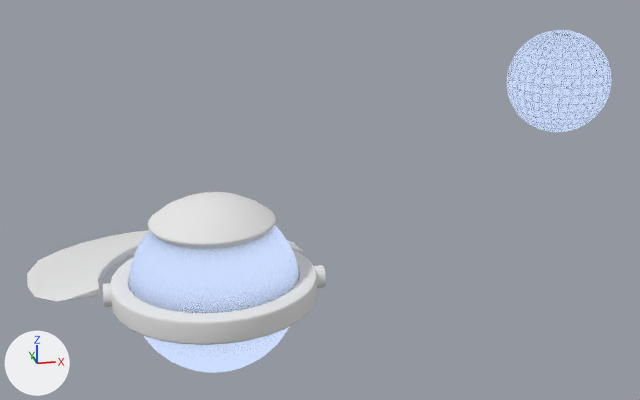
One commit to the Blender file Assets/dungeonbot300.blend: the scene before it, then after it.
Before and after are seen from a 50 mm lens placed at (-0.76, -9.54, 5.39), pointed at (1.88, 2.94, 0.92). The axes (+X, +Y, +Z) are drawn at lower left. The lights are the same throughout.

Objects in the first picture: 'Blade', 'Body', 'Body.001', 'Carriage', 'Turret'.
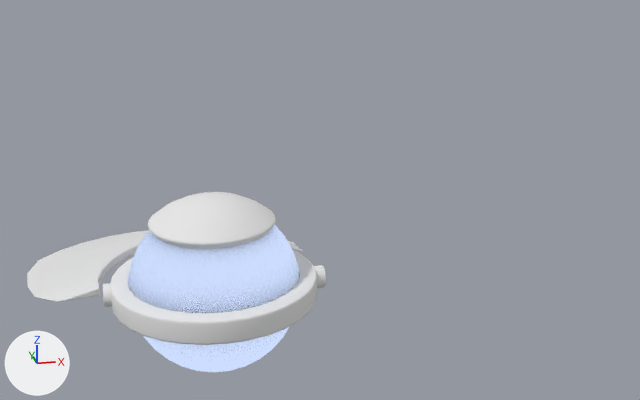
Location of each change, (x1, y1, x2, y2) in pixels of the pictures (640 x 400 px):
'Body.001', mesh turned, moved (not visible afterwards): before (507, 30, 612, 132)

Patch to the scene script:
```diff
--- a/Assets/dungeonbot300.blend.py
+++ b/Assets/dungeonbot300.blend.py
@@ me_sphere_009 @@
 me_sphere_009.from_pydata(...)  # 3654 vertices, 4768 faces; spans x -1.02..1.02, y -1.02..1.02, z 0.02..2.07
 # used by ob_body_001; location = (7.2, 6.0, 0.9); scale = (0.95, 0.95, 0.95)
+# me_sphere_009 part 1: the whole mesh is turned 90 degrees about the y axis through its middle
 me_sphere_009.materials.append(mat_material_004)
@@ ob_body_001 @@
 ob_body_001 = bpy.data.objects.new('Body.001', me_sphere_009)
-ob_body_001.location = (7.2, 6.0, 0.9)
+ob_body_001.location = (0.0, 0.0, 0.0)
 ob_body_001.scale = (0.95, 0.95, 0.95)
```
